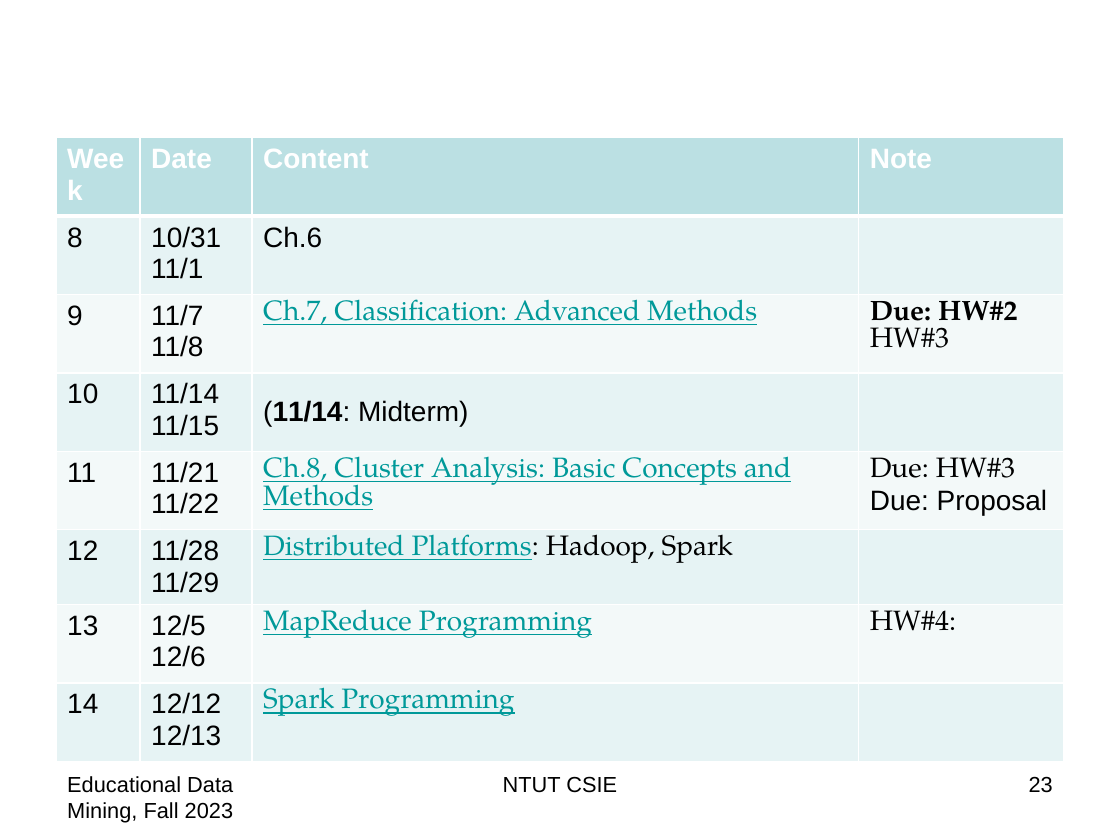
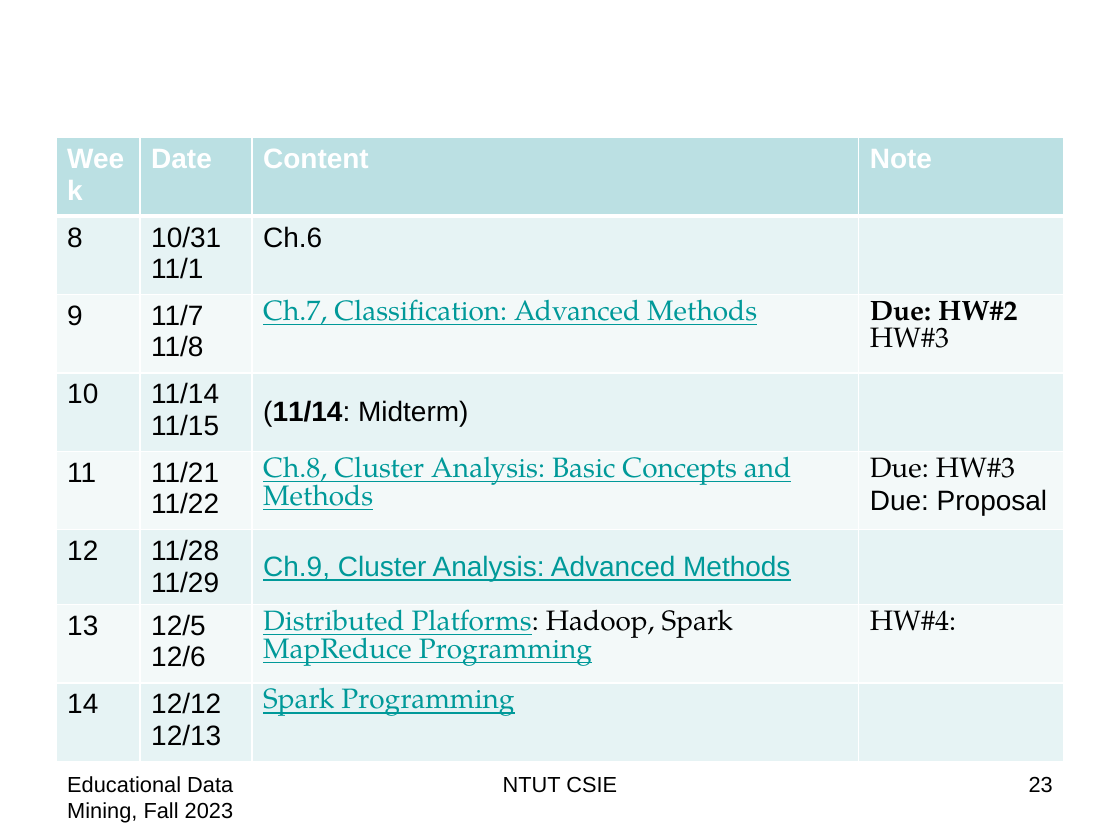
Before and after one commit to chriswjh/chriswjh.github.io, a slide deck: slide 23 of EDM/00-overview.pptx. Drawn at 1120x840 pixels with LibreOffice and Linux fonts; fonts in the diff are those of the drawing. Boxes give left, top, right and bottom in pixels: in the first picture for what was removed or moved away, otherwise in the second. Text is boxed around its words. In the diff, an @@ line names an element or a change of style, - is before the commit and + after.

```diff
--- a/EDM/00-overview.pptx
+++ b/EDM/00-overview.pptx
@@ table at box(56, 138, 1064, 765) @@
-row 6, column 3: Distributed Platforms: Hadoop, Spark
+row 6, column 3: Ch.9, Cluster Analysis: Advanced Methods
-row 7, column 3: MapReduce Programming
+row 7, column 3: Distributed Platforms: Hadoop, Spark / MapReduce Programming
```
Also in this commit, not shown: 3 other slides changed, 2 other files.
